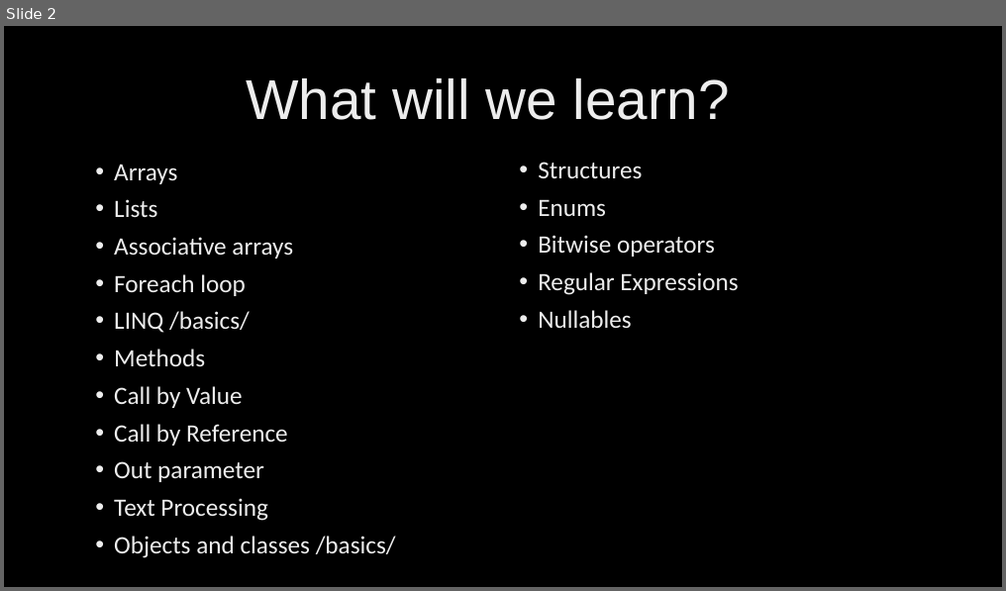
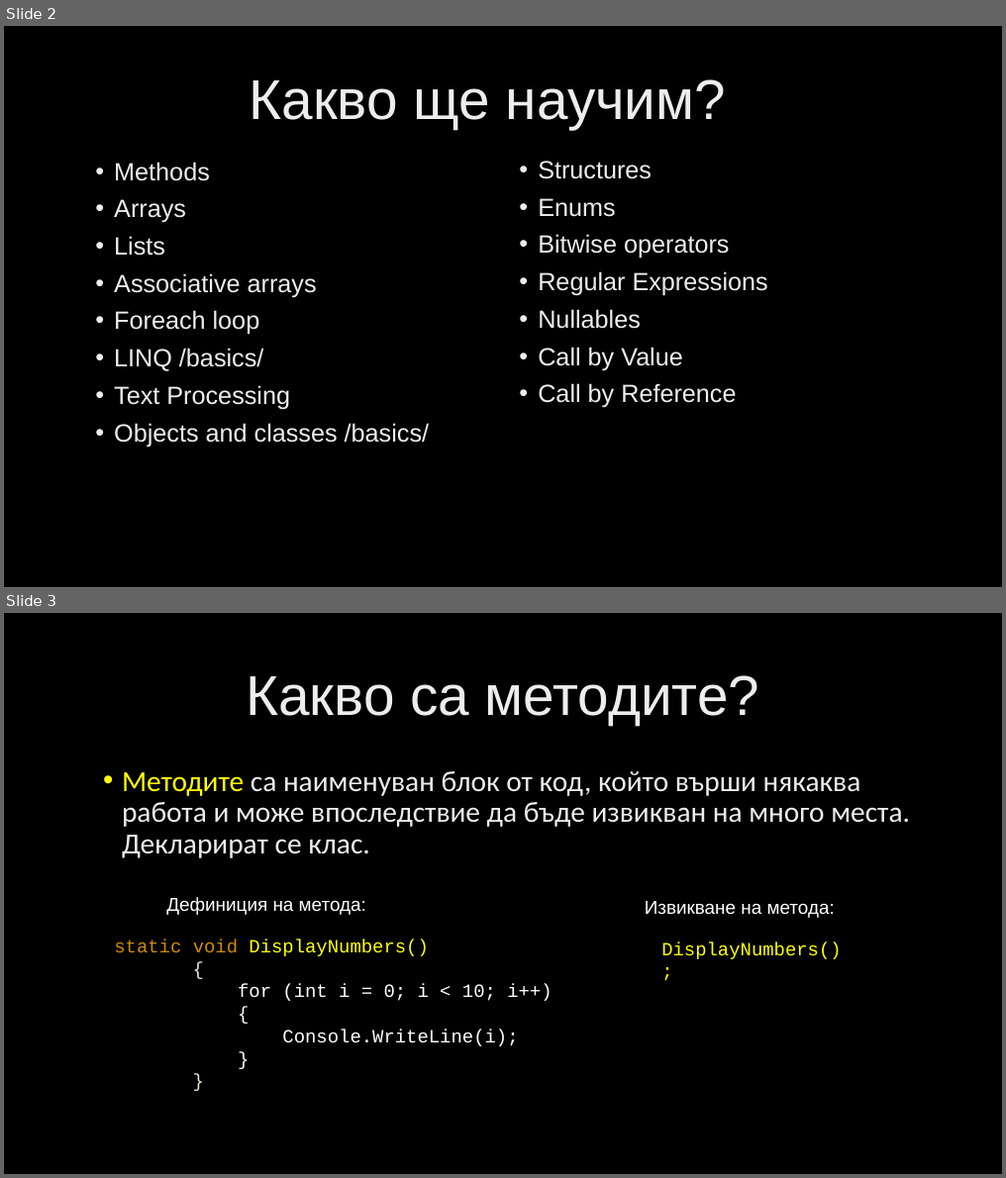
Before and after one commit to velizar92/CSharp-Programming-Presentations, a slide deck: C# Intermediate.pptx. Shown one above the other, each under a label of ours: slide 2 before the commit, slides 2 and 3 after it. The pictures are 1006x591 and 1006x1178 pixels, drawn with LibreOffice and Linux fonts; fonts in the diff are those of the drawing; background and template pictures are left out. Boxes give left, top, right and bottom in pixels: in the first picture for what was removed or moved away, otherwise in the second. Text is boxed around its words. In the diff, an @@ line names an element or a change of style, - is before the commit and + after.

```diff
--- a/C# Intermediate.pptx
+++ b/C# Intermediate.pptx
@@ slide 3 added at (x1=4, y1=613, x2=1002, y2=1174), background picture (left out) @@
@@ title added at (x1=246, y1=675, x2=759, y2=725), 54 pt, text gradient #BFBFBF to #EDEDED to #FFFFFF @@
+Какво са методите?
@@ text added at (x1=122, y1=771, x2=910, y2=859), 28 pt, text gradient #BFBFBF to #EDEDED to #FFFFFF @@
+• Методите са наименуван блок от код, който върши някаква работа и може впоследствие да бъде извикван на много места. Декларират се клас.
@@ text added at (x1=166, y1=897, x2=366, y2=915), 18 pt, text #FFFFFF @@
+Дефиниция на метода:
@@ text added at (x1=645, y1=901, x2=835, y2=918), 18 pt, text #FFFFFF @@
+Извикване на метода:
@@ text added at (x1=114, y1=940, x2=551, y2=1047), 18 pt, text #FFFFFF @@
+static void DisplayNumbers()
+{
+for (int i = 0; i < 10; i++)
+{
+Console.WriteLine(i);
+}
+}
@@ text added at (x1=661, y1=942, x2=841, y2=959), 18 pt, text #FFFF00 @@
+DisplayNumbers();
@@ slide 2 changed as well @@
@@ title at (x1=250, y1=79, x2=726, y2=129): text changed @@
-What will we learn?
+Какво ще научим?
@@ text at (x1=114, y1=162, x2=210, y2=181): paragraph added @@
+• Methods
@@ text at (x1=538, y1=161, x2=768, y2=329): font Calibri to Arial in "Structures", "Enums", "Bitwise operators", "Regular Expressions" and 1 more places @@
@@ text at (x1=114, y1=199, x2=429, y2=447): font Calibri to Arial @@
@@ text at (x1=114, y1=349, x2=288, y2=482): paragraphs removed @@
-• Methods
-• Call by Value
-• Call by Reference
-• Out parameter
@@ text at (x1=538, y1=347, x2=736, y2=408): paragraphs added @@
+• Call by Value
+• Call by Reference
```
Also in this commit, not shown: 1 other slide changed, 7 other slides added, 2 slides removed.
